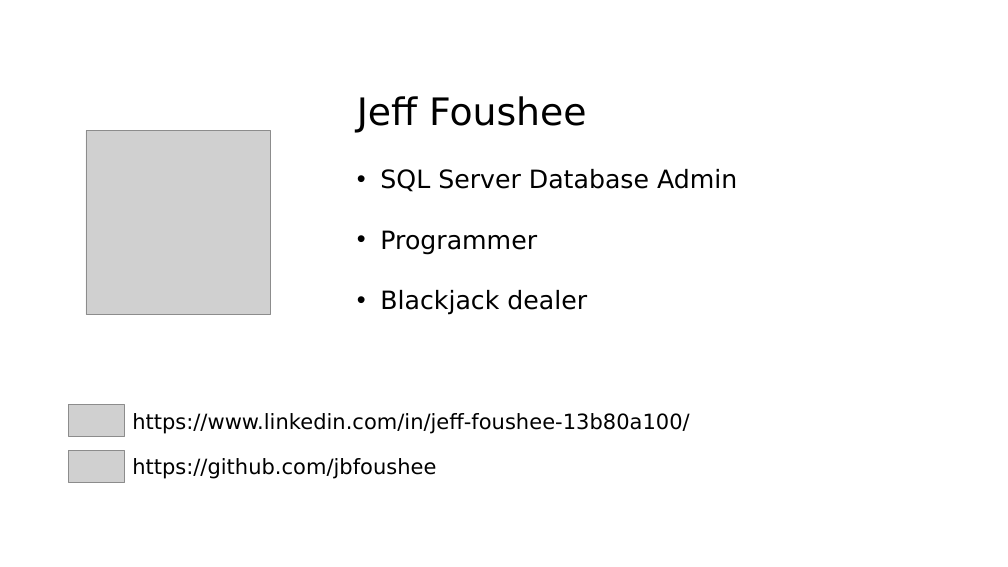
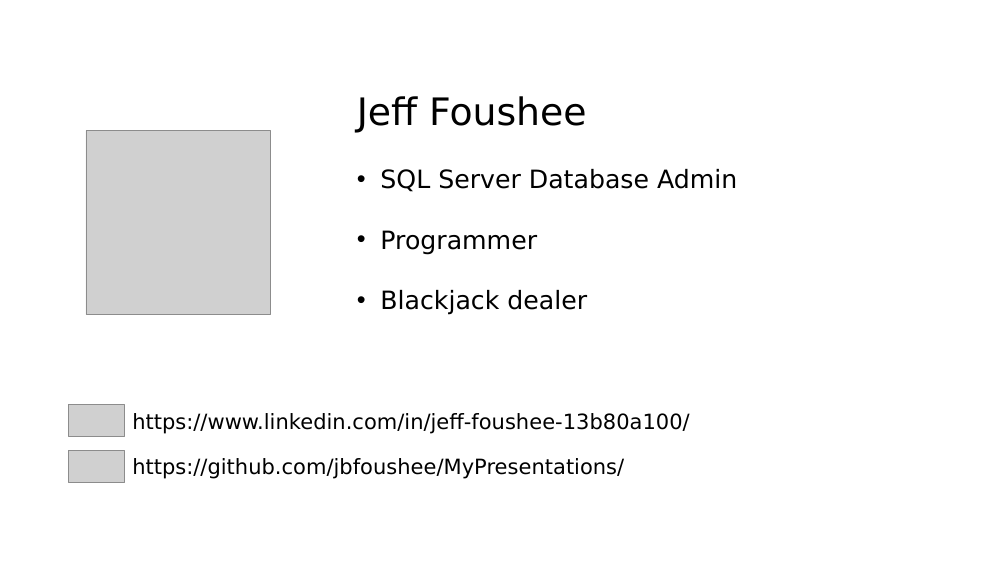
Before and after one commit to jbfoushee/MyPresentations, a slide deck: slide 2 of Datatables_and_Dataframes_to_SQL_Procs/User-defined Table Types.pptx. Drawn at 1008x567 pixels with LibreOffice and Linux fonts; fonts in the diff are those of the drawing; grey boxes stand for pictures. Boxes give left, top, right and bottom in pixels: in the first picture for what was removed or moved away, otherwise in the second. Text is boxed around its words. In the diff, an @@ line names an element or a change of style, - is before the commit and + after.

Commit message:
initial push

```diff
--- a/Datatables_and_Dataframes_to_SQL_Procs/User-defined Table Types.pptx
+++ b/Datatables_and_Dataframes_to_SQL_Procs/User-defined Table Types.pptx
@@ text at [132,458,624,479]: text changed @@
-https://github.com/jbfoushee
+https://github.com/jbfoushee/MyPresentations/
```
